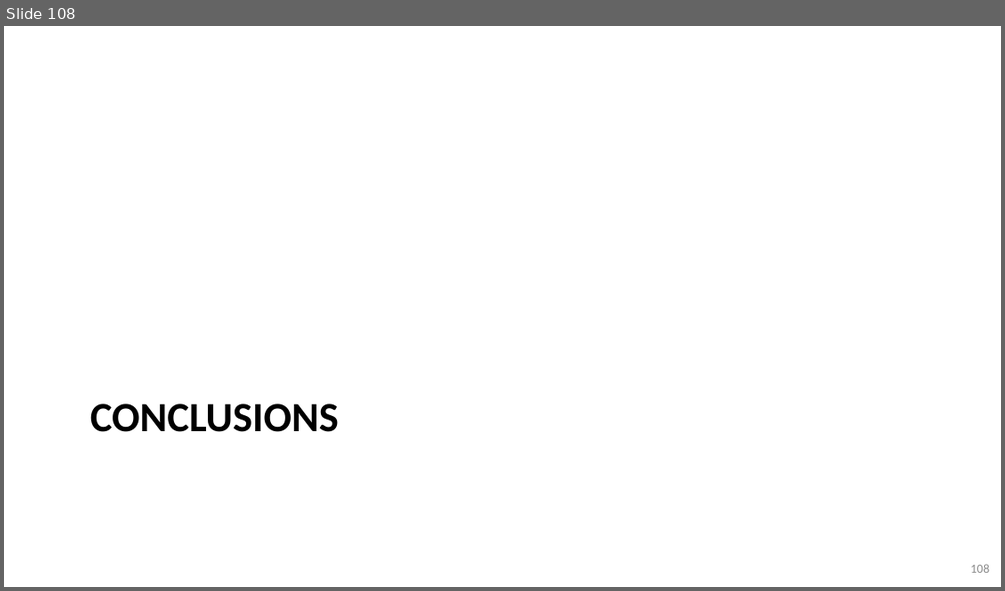
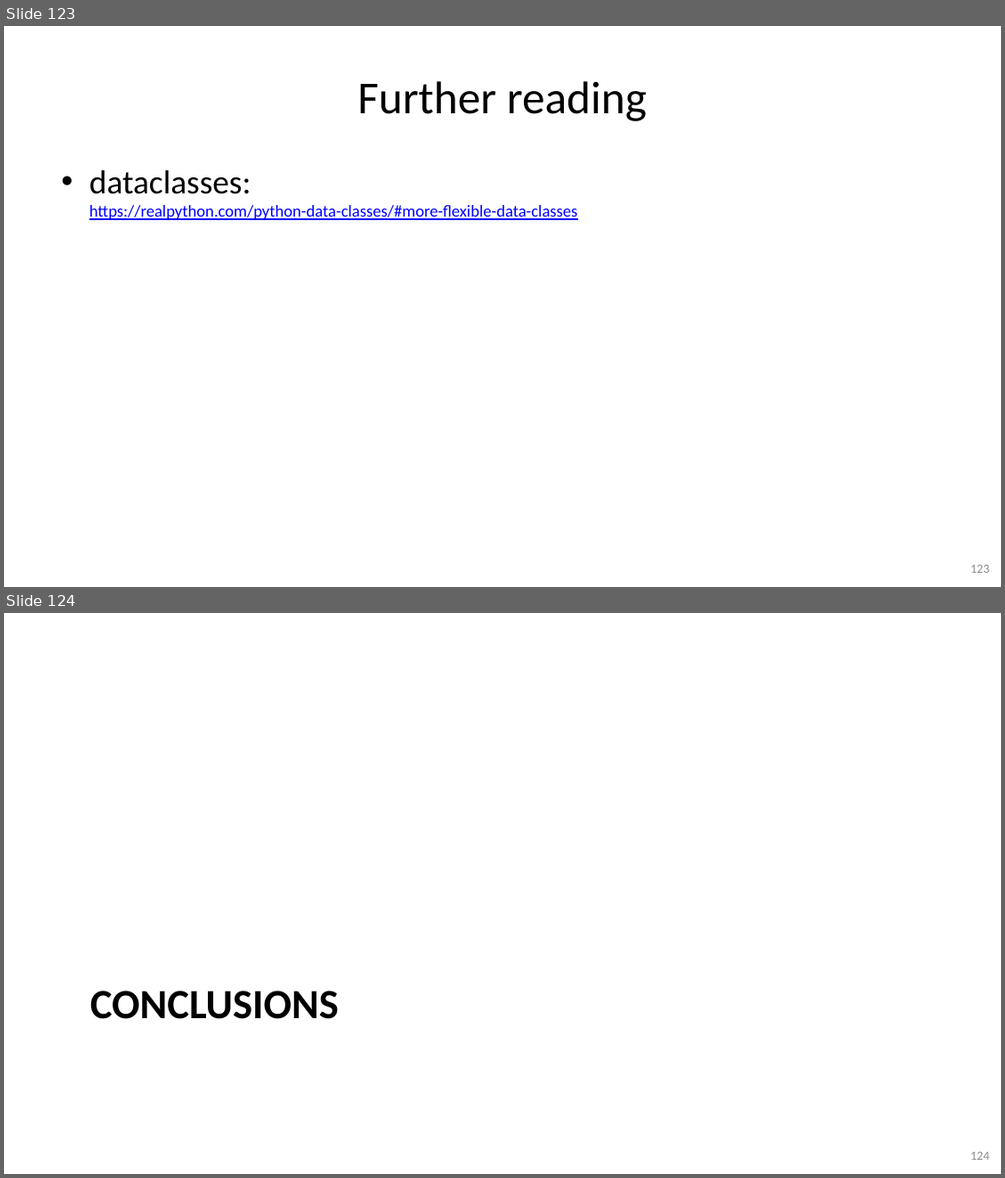
Before and after one commit to gjbex/Python-for-programmers, a slide deck: python_for_programmers.pptx. Shown one above the other, each under a label of ours: slide 108 before the commit, slides 123 and 124 after it. The pictures are 1005x591 and 1005x1178 pixels, drawn with LibreOffice and Linux fonts; fonts in the diff are those of the drawing. Boxes give left, top, right and bottom in pixels: in the first picture for what was removed or moved away, otherwise in the second. Text is boxed around its words. In the diff, an @@ line names an element or a change of style, - is before the commit and + after.

Commit message:
Add slides on dataclasses

```diff
--- a/python_for_programmers.pptx
+++ b/python_for_programmers.pptx
@@ slide 123 added at [4,26,1001,587], background #FFFFFF @@
@@ title added at [357,81,647,121], 44 pt, text #000000 @@
+Further reading
@@ text added at [89,170,578,220], 16 pt, text #0000FF, underline @@
+• dataclasses:
+  https://realpython.com/python-data-classes/#more-flexible-data-classes
@@ page number added at [971,564,989,572], 12 pt, text #8C8C8C @@
+123
@@ what was slide 108 is now slide 124 @@
@@ page number at [971,1151,989,1159]: text changed @@
-108
+124
```
Also in this commit, not shown: 15 other slides added.
